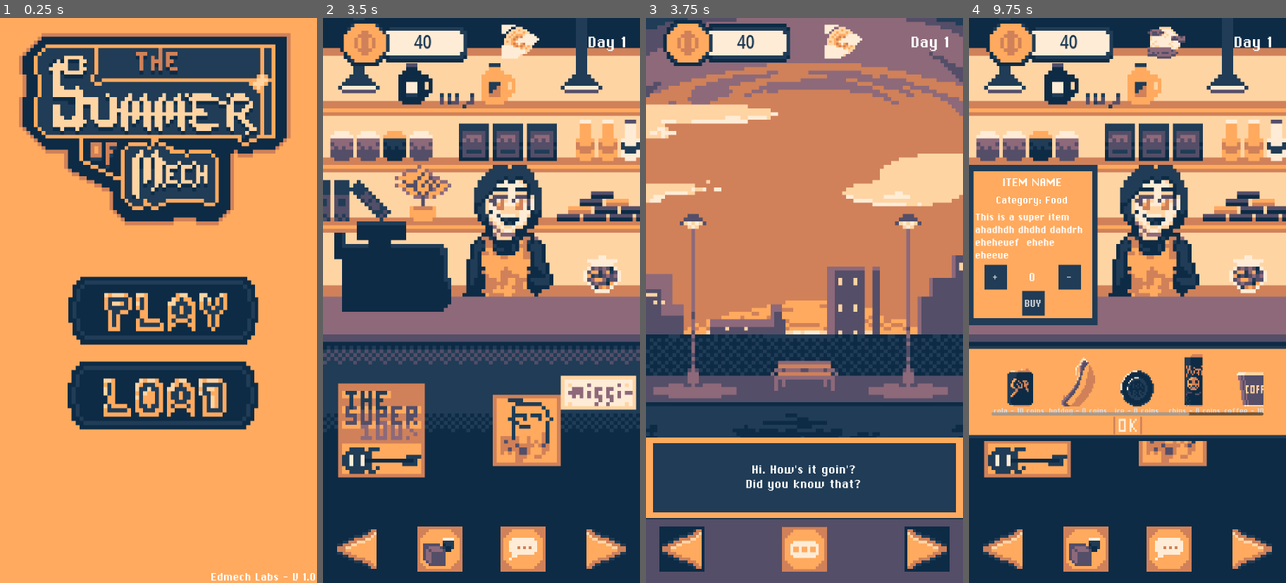
Above: before the commit, frames 1-4 (left to right).
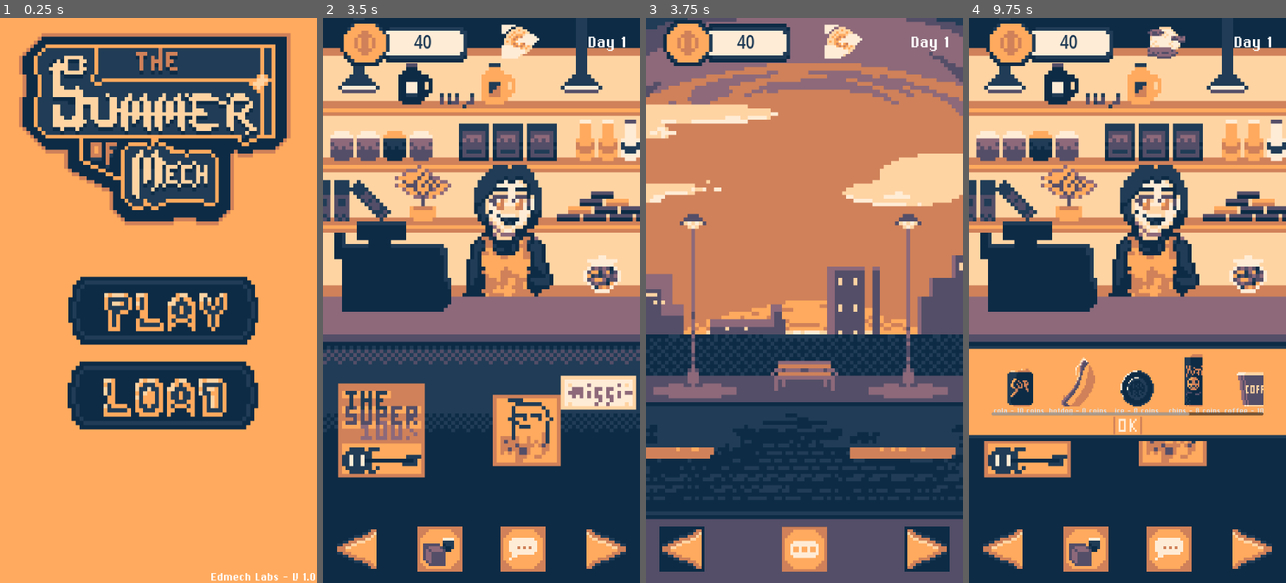
Above: after the commit, the same moments.

Repository: EtMechanicum/TheDayOfMech
Game: Godot game, scene res://scenes/world.tscn
The game is run twice, just before and just after one commit, with the same random seed, the same clock (stepped at 60 frames per second) and the same inputs.
Inputs (mouse positions are in pixels of both pictures, inside the frame that each line leads up to):
- Up to frame 1 (0.25 s): no input
- Up to frame 2 (3.5 s): click (484, 311) at 0.5 s; click (484, 311) at 1.25 s; click (357, 549) at 2 s; click (481, 424) at 2.75 s
- Up to frame 3 (3.75 s): click (680, 549) at 3.5 s
- Up to frame 4 (9.75 s): click (1003, 549) at 4.25 s; click (1003, 549) at 5 s; click (1127, 549) at 5.75 s; click (1127, 328) at 6.5 s; click (1190, 549) at 7.25 s; click (1127, 549) at 8 s; click (1003, 549) at 8.75 s; click (1086, 549) at 9.5 s

Frames 1-2 are identical in both runs. In frame 3, 4.1% of the frame differs, in the area x 0-100%, y 74-89%; in frame 4, 10%, in the area x 0-41%, y 26-55%.

Commit message:
added special events system

Diff:
--- /dev/null
+++ b/assets/resources/special_events/special_event.gd
@@ -0,0 +1,12 @@
+extends Resource
+class_name SpecialEvent
+
+@export var dialogues : Array[String]
+@export var background : Texture2D
+@export var condition : int
+#E' un evento unico?
+@export var one_shot_event: bool
+#E' attivabile?
+@export var available: bool
+#E' gia' stato eseguito?
+@export var launched_once: bool
--- /dev/null
+++ b/assets/resources/special_events/special_event_test.tres
@@ -0,0 +1,12 @@
+[gd_resource type="Resource" script_class="SpecialEvent" format=3 uid="uid://bnj15w7p0hi50"]
+
+[ext_resource type="Script" uid="uid://c14tglcu2xu1w" path="res://assets/resources/special_events/special_event.gd" id="1_57kwt"]
+[ext_resource type="Texture2D" uid="uid://d1avch160g41m" path="res://assets/sprites/lands.png" id="1_su5ev"]
+
+[resource]
+script = ExtResource("1_57kwt")
+dialogues = Array[String](["Hola", "Usted ha llamado al numero de Juan Carlos Bodoque", "Adios."])
+background = ExtResource("1_su5ev")
+condition = 13
+one_shot_event = true
+metadata/_custom_type_script = "uid://c14tglcu2xu1w"
--- a/scenes/game_manager.gd
+++ b/scenes/game_manager.gd
@@ -389,3 +389,20 @@
 				slot.texture = load(save_data["machine_slots"][i-1])
 			else:
 				slot.texture = null
+
+## Special Events Stuff ##
+var special_events = {
+	"test" : preload("res://assets/resources/special_events/special_event_test.tres")
+}
+
+signal event_available(event : Resource)
+
+#Se un evento e' disponibile, viene inviato un segnale a Wastelands per gestirlo
+func special_event_available_checker():
+	var counter = 0
+	for qty in player_inventory:
+		counter += qty
+	for event in special_events:
+		if event.condition == counter && event.available:
+			event_available.emit(event)
+		break
--- a/scenes/store.gd
+++ b/scenes/store.gd
@@ -76,6 +76,7 @@
 	item_name_label.text = item.name
 	item_price_label.text = str(item.shop_price) + " coins"
 	item_desc_label.text = item.description
+	$"TextureRect/ShopMenu/ItemDescription".show()
 
 func _on_game_manager_modify_prices():
 	print("on modify prices new day")
@@ -117,6 +118,6 @@
 	for button in get_node("TextureRect/Buttons/HBoxContainer").get_children():
 		button.disabled = false
 
-
 func _on_ok_button_pressed() -> void:
 	$"TextureRect/ShopMenu".hide()
+	$"TextureRect/ShopMenu/ItemDescription".hide()
--- /dev/null
+++ b/scenes/wastelands.gd
@@ -0,0 +1,49 @@
+extends Control
+
+var current_event : Resource
+var event_available : bool
+
+var default_backgrounds = {
+	"default_day" : preload("res://assets/sprites/wastelands.png"),
+	"default_night" : preload("res://assets/sprites/wastelands-night.png")
+}
+
+# Called when the node enters the scene tree for the first time.
+func _ready() -> void:
+	GameManager.event_available.connect(_show_event_available)
+	$"TextureRect/Buttons/HBoxContainer/Event?".disabled = true
+	$"TextureRect/DialogueContainer".hide()
+
+
+# Called every frame. 'delta' is the elapsed time since the previous frame.
+func _process(delta: float) -> void:
+	pass
+
+func _show_event_available(event : Resource):
+	event_available = true
+	current_event = event
+	$"TextureRect/Buttons/HBoxContainer/Event?".disabled = false
+
+
+func _run_event():
+	var line_window = $"TextureRect/DialogueContainer/Panel/MarginContainer/Panel/MarginContainer/DialogueLine"
+	var event_button = $"TextureRect/Buttons/HBoxContainer/Event?"
+	$"TextureRect/Buttons/HBoxContainer/ToHome".disabled = true
+	$"TextureRect/Buttons/HBoxContainer/ToStore".disabled = true
+	$"TextureRect".texture = current_event.background
+	$"TextureRect/DialogueContainer".show()
+	for line in current_event.dialogues:
+		line_window.text = line
+		await event_button.pressed
+	$"TextureRect/DialogueContainer".hide()
+	#finiti i dialoghi
+	event_button.disabled = true
+	$"TextureRect/Buttons/HBoxContainer/ToHome".disabled = false
+	$"TextureRect/Buttons/HBoxContainer/ToStore".disabled = false
+	#dovrei aggiungere una sorta di transizione tra eventi e momenti normali. Altrimenti e' troppo brusco
+	#quando finisce un evento, finisce il giorno/notte
+	if GameManager.day_time == "day":
+		$"TextureRect".texture = default_backgrounds["default_day"]
+	else:
+		$"TextureRect".texture = default_backgrounds["default_night"]
+	GameManager._set_up_new_day()
--- a/scenes/world.tscn
+++ b/scenes/world.tscn
@@ -27,6 +27,7 @@
 [ext_resource type="Texture2D" uid="uid://bd61fjmxwki4m" path="res://assets/animation/customers/rich1_animation_idle.png" id="14_f17e3"]
 [ext_resource type="Script" uid="uid://cvfk7jja4bd34" path="res://scenes/price_manager.gd" id="15_xo05s"]
 [ext_resource type="Texture2D" uid="uid://dw5i85y8gn4s0" path="res://assets/sprites/wastelands.png" id="17_7t5mc"]
+[ext_resource type="Script" uid="uid://cu804m5sbedpl" path="res://scenes/wastelands.gd" id="27_0nbtd"]
 
 [sub_resource type="StyleBoxEmpty" id="StyleBoxEmpty_q5onr"]
 
@@ -721,7 +722,6 @@
 script = ExtResource("1_q5onr")
 
 [node name="MainMenu" type="Control" parent="." unique_id=133412698]
-visible = false
 layout_mode = 3
 anchors_preset = 15
 anchor_right = 1.0
@@ -1635,6 +1635,7 @@
 anchor_bottom = 1.0
 grow_horizontal = 2
 grow_vertical = 2
+script = ExtResource("27_0nbtd")
 
 [node name="TextureRect" type="TextureRect" parent="Wastelands" unique_id=1668492026]
 layout_mode = 1
@@ -1749,7 +1750,7 @@
 grow_horizontal = 2
 grow_vertical = 2
 
-[node name="Label" type="Label" parent="Wastelands/TextureRect/DialogueContainer/Panel/MarginContainer/Panel/MarginContainer" unique_id=1704830648]
+[node name="DialogueLine" type="Label" parent="Wastelands/TextureRect/DialogueContainer/Panel/MarginContainer/Panel/MarginContainer" unique_id=1704830648]
 custom_minimum_size = Vector2(0, 140)
 layout_mode = 2
 theme_override_fonts/font = ExtResource("10_dss4m")
@@ -1786,4 +1787,5 @@
 [connection signal="pressed" from="Home/TextureRect/MarginContainer/HBoxContainer/ToWastelands" to="." method="_on_to_wastelands_button"]
 [connection signal="pressed" from="MachineStatus/TextureRect/MarginContainer/HBoxContainer/ToOverview" to="." method="_to_vending_mechine"]
 [connection signal="pressed" from="Wastelands/TextureRect/Buttons/HBoxContainer/ToHome" to="." method="_on_to_home_pressed"]
+[connection signal="pressed" from="Wastelands/TextureRect/Buttons/HBoxContainer/Event?" to="Wastelands" method="_run_event"]
 [connection signal="pressed" from="Wastelands/TextureRect/Buttons/HBoxContainer/ToStore" to="." method="_to_store_from_machine"]
Not shown, added: assets/resources/special_events/special_event.gd.uid
Not shown, added: scenes/wastelands.gd.uid
